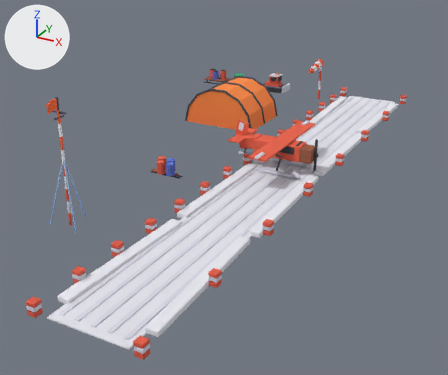
One commit to the glTF model public/assets/toycar/set-glacier-airstrip.glb: the scene before it, then after it.
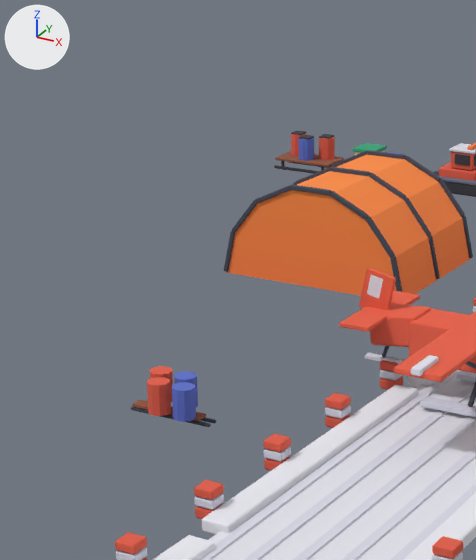
The first picture shows the older version from a 50 mm camera at (10.4, -24.9, 10.9) aimed at (-2.8, -0.7, -1.1). The close-ups show the older and then the newer version on the part from 23% to 62% of the width and 5% to 61% of the height of that picture. Only the edits that show in the close-ups are written down. The axes (+X, +Y, +Z) are drawn at upper left. The lights are the same throughout. Where no turn or scale is listed for an object, it has been applied to the vertices.

The older version as bpy lines, for what is in view:
```python
ob_anim_flutter_p_1_9_flag = bpy.data.objects.new('anim_flutter:p=1.9#flag', me_anim_flutter_p_1_9_flag)
ob_anim_flutter_p_1_9_flag.location = (-5.0, -9.0, 5.05)
ob_cone_005 = bpy.data.objects.new('Cone.005', me_cone_005)
ob_cone_005.location = (-4.95, -2.8, 0.16)
ob_cone_006 = bpy.data.objects.new('Cone.006', me_cone_006)
ob_cone_006.location = (-4.45, -2.8, 0.16)
ob_cone_007 = bpy.data.objects.new('Cone.007', me_cone_007)
ob_cone_007.location = (-4.7, -3.25, 0.16)
ob_cone_008 = bpy.data.objects.new('Cone.008', me_cone_008)
ob_cone_008.location = (-4.2, -3.25, 0.16)
ob_cube_009 = bpy.data.objects.new('Cube.009', me_cube_009)
ob_cube_009.location = (-1.55, -10.05, 0.08)
ob_cube_133 = bpy.data.objects.new('Cube.133', me_cube_133)
ob_cube_133.location = (-4.68, -3.0, 0.1)
ob_cube_134 = bpy.data.objects.new('Cube.134', me_cube_134)
ob_cube_134.location = (-4.6, -2.91, 0.03)
ob_cube_135 = bpy.data.objects.new('Cube.135', me_cube_135)
ob_cube_135.location = (-4.6, -3.09, 0.03)
# also in view: 'poly.007' at (-6.0, 4.3, 1.0); 'Cube.002' at (-0.6, 0.0, 0.1); 'Cube.064' at (2.0, -6.0, 0.4); 'Cube.003' at (0.0, 0.0, 0.1); 'poly.003' at (-6.0, 6.0, 2.0)
```
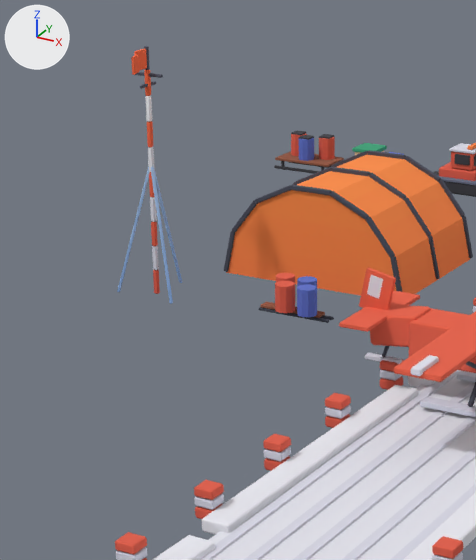
Changed parts and their boxes [x1, y1, x2, y2] in the close-ups (476 x 560 px):
'Cone.008', moved
    before: [172, 382, 196, 422]
    after: [297, 284, 317, 317]
'Cone.007', moved
    before: [147, 377, 171, 416]
    after: [275, 281, 295, 313]
'Cube.147', moved (not visible before)
    after: [151, 166, 173, 304]
'Cone.006', moved
    before: [174, 371, 198, 407]
    after: [297, 276, 317, 287]
'Cone.005', moved
    before: [150, 366, 173, 402]
    after: [276, 273, 295, 283]
'Cube.148', moved (not visible before)
    after: [117, 166, 150, 292]
'Cube.135', moved
    before: [131, 406, 211, 427]
    after: [259, 307, 329, 323]
'Cube.133', moved
    before: [132, 400, 206, 421]
    after: [260, 302, 325, 318]
'Cube.149', moved (not visible before)
    after: [154, 168, 182, 283]
'anim_flutter:p=1.9#flag', moved (not visible before)
    after: [131, 49, 147, 75]
'Cube.143', moved (not visible before)
    after: [145, 95, 152, 122]
'Cube.142', moved (not visible before)
    after: [147, 121, 153, 147]
'Cube.144', moved (not visible before)
    after: [144, 69, 151, 96]
'Cube.138', moved (not visible before)
    after: [151, 221, 158, 246]
'Cube.137', moved (not visible before)
    after: [152, 246, 159, 270]
'Cube.139', moved (not visible before)
    after: [150, 197, 157, 222]
'Cube.136', moved (not visible before)
    after: [153, 270, 160, 294]
'Cube.141', moved (not visible before)
    after: [148, 147, 155, 172]
'Cube.134', moved
    before: [200, 417, 216, 424]
    after: [320, 315, 334, 320]
'Cube.145', moved (not visible before)
    after: [135, 72, 163, 78]
'Cube.150', moved (not visible before)
    after: [144, 46, 150, 70]
'Cube.146', moved (not visible before)
    after: [140, 81, 156, 89]

Diff of the bpy script that builds the scene:
```diff
--- a/public/assets/toycar/set-glacier-airstrip.glb.py
+++ b/public/assets/toycar/set-glacier-airstrip.glb.py
@@ ob_anim_flutter_p_1_9_flag @@
 ob_anim_flutter_p_1_9_flag = bpy.data.objects.new('anim_flutter:p=1.9#flag', me_anim_flutter_p_1_9_flag)
-ob_anim_flutter_p_1_9_flag.location = (-5.0, -9.0, 5.05)
+ob_anim_flutter_p_1_9_flag.location = (-8.6, 2.4, 5.05)
@@ ob_cone_005 @@
 ob_cone_005 = bpy.data.objects.new('Cone.005', me_cone_005)
-ob_cone_005.location = (-4.95, -2.8, 0.16)
+ob_cone_005.location = (-5.75, 2.8, 0.16)
@@ ob_cone_006 @@
 ob_cone_006 = bpy.data.objects.new('Cone.006', me_cone_006)
-ob_cone_006.location = (-4.45, -2.8, 0.16)
+ob_cone_006.location = (-5.25, 2.8, 0.16)
@@ ob_cone_007 @@
 ob_cone_007 = bpy.data.objects.new('Cone.007', me_cone_007)
-ob_cone_007.location = (-4.7, -3.25, 0.16)
+ob_cone_007.location = (-5.5, 2.35, 0.16)
@@ ob_cone_008 @@
 ob_cone_008 = bpy.data.objects.new('Cone.008', me_cone_008)
-ob_cone_008.location = (-4.2, -3.25, 0.16)
+ob_cone_008.location = (-5.0, 2.35, 0.16)
@@ ob_cube_133 @@
 ob_cube_133 = bpy.data.objects.new('Cube.133', me_cube_133)
-ob_cube_133.location = (-4.68, -3.0, 0.1)
+ob_cube_133.location = (-5.48, 2.6, 0.1)
@@ ob_cube_134 @@
 ob_cube_134 = bpy.data.objects.new('Cube.134', me_cube_134)
-ob_cube_134.location = (-4.6, -2.91, 0.03)
+ob_cube_134.location = (-5.4, 2.69, 0.03)
@@ ob_cube_135 @@
 ob_cube_135 = bpy.data.objects.new('Cube.135', me_cube_135)
-ob_cube_135.location = (-4.6, -3.09, 0.03)
+ob_cube_135.location = (-5.4, 2.51, 0.03)
@@ ob_cube_136 @@
 ob_cube_136 = bpy.data.objects.new('Cube.136', me_cube_136)
-ob_cube_136.location = (-5.0, -9.0, 0.26)
+ob_cube_136.location = (-8.6, 2.4, 0.26)
@@ ob_cube_137 @@
 ob_cube_137 = bpy.data.objects.new('Cube.137', me_cube_137)
-ob_cube_137.location = (-5.0, -9.0, 0.77)
+ob_cube_137.location = (-8.6, 2.4, 0.77)
@@ ob_cube_138 @@
 ob_cube_138 = bpy.data.objects.new('Cube.138', me_cube_138)
-ob_cube_138.location = (-5.0, -9.0, 1.28)
+ob_cube_138.location = (-8.6, 2.4, 1.28)
@@ ob_cube_139 @@
 ob_cube_139 = bpy.data.objects.new('Cube.139', me_cube_139)
-ob_cube_139.location = (-5.0, -9.0, 1.79)
+ob_cube_139.location = (-8.6, 2.4, 1.79)
@@ ob_cube_140 @@
 ob_cube_140 = bpy.data.objects.new('Cube.140', me_cube_140)
-ob_cube_140.location = (-5.0, -9.0, 2.3)
+ob_cube_140.location = (-8.6, 2.4, 2.3)
@@ ob_cube_141 @@
 ob_cube_141 = bpy.data.objects.new('Cube.141', me_cube_141)
-ob_cube_141.location = (-5.0, -9.0, 2.81)
+ob_cube_141.location = (-8.6, 2.4, 2.81)
@@ ob_cube_142 @@
 ob_cube_142 = bpy.data.objects.new('Cube.142', me_cube_142)
-ob_cube_142.location = (-5.0, -9.0, 3.32)
+ob_cube_142.location = (-8.6, 2.4, 3.32)
@@ ob_cube_143 @@
 ob_cube_143 = bpy.data.objects.new('Cube.143', me_cube_143)
-ob_cube_143.location = (-5.0, -9.0, 3.83)
+ob_cube_143.location = (-8.6, 2.4, 3.83)
@@ ob_cube_144 @@
 ob_cube_144 = bpy.data.objects.new('Cube.144', me_cube_144)
-ob_cube_144.location = (-5.0, -9.0, 4.34)
+ob_cube_144.location = (-8.6, 2.4, 4.34)
@@ ob_cube_145 @@
 ob_cube_145 = bpy.data.objects.new('Cube.145', me_cube_145)
-ob_cube_145.location = (-5.0, -9.0, 4.5)
+ob_cube_145.location = (-8.6, 2.4, 4.5)
@@ ob_cube_146 @@
 ob_cube_146 = bpy.data.objects.new('Cube.146', me_cube_146)
-ob_cube_146.location = (-5.0, -9.0, 4.3)
+ob_cube_146.location = (-8.6, 2.4, 4.3)
@@ ob_cube_147 @@
 ob_cube_147 = bpy.data.objects.new('Cube.147', me_cube_147)
-ob_cube_147.location = (-4.67, -9.23, 1.39)
+ob_cube_147.location = (-8.27, 2.17, 1.39)
@@ ob_cube_148 @@
 ob_cube_148 = bpy.data.objects.new('Cube.148', me_cube_148)
-ob_cube_148.location = (-5.36, -9.17, 1.39)
+ob_cube_148.location = (-8.96, 2.23, 1.39)
@@ ob_cube_149 @@
 ob_cube_149 = bpy.data.objects.new('Cube.149', me_cube_149)
-ob_cube_149.location = (-4.97, -8.6, 1.39)
+ob_cube_149.location = (-8.57, 2.8, 1.39)
@@ ob_cube_150 @@
 ob_cube_150 = bpy.data.objects.new('Cube.150', me_cube_150)
-ob_cube_150.location = (-5.0, -9.0, 4.83)
+ob_cube_150.location = (-8.6, 2.4, 4.83)
```
